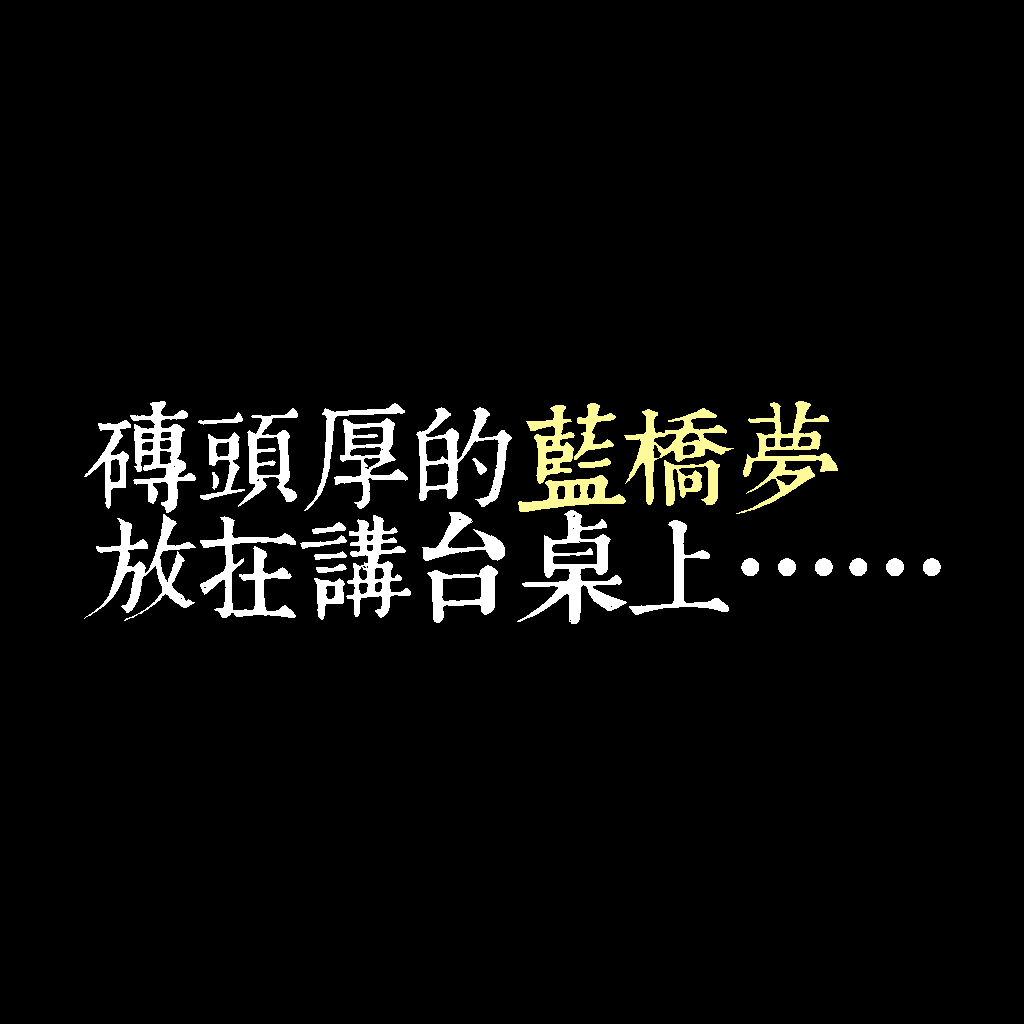
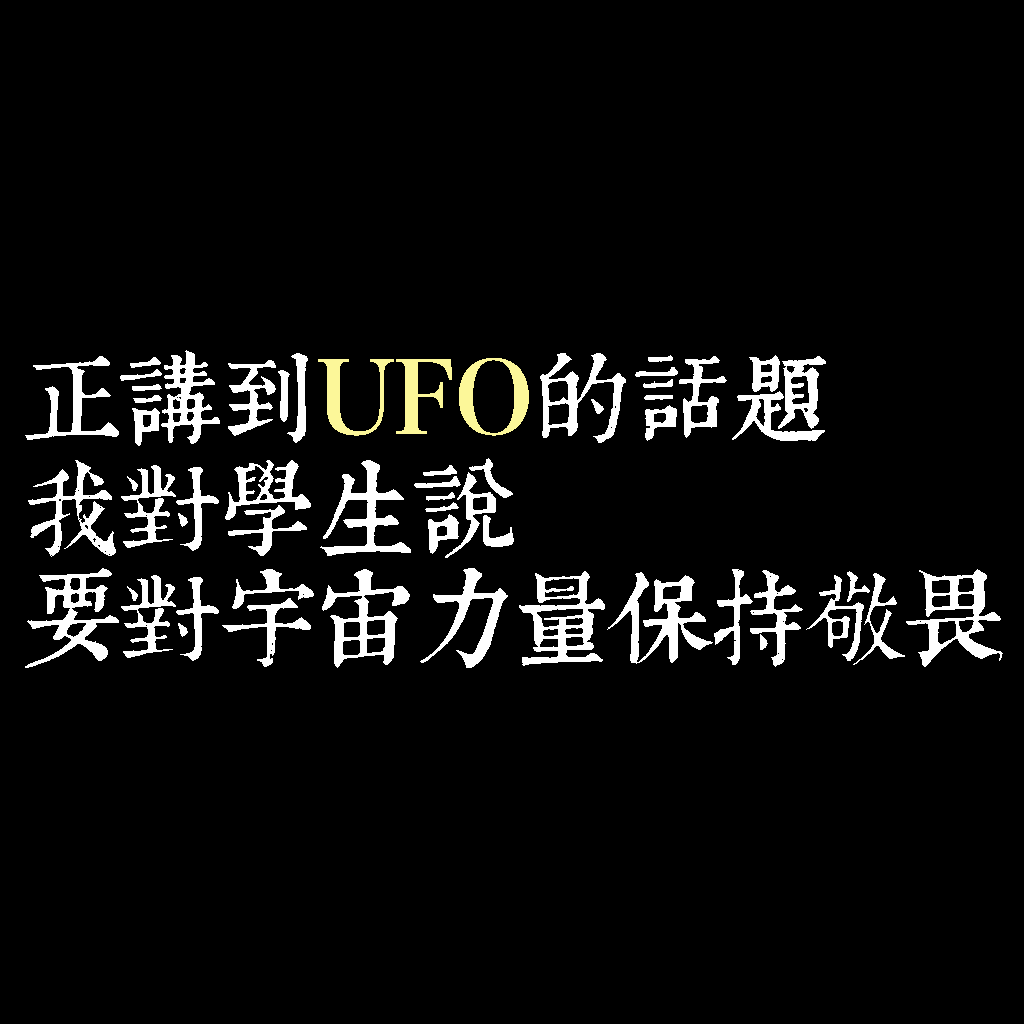
Revision of a layered 1024 × 1024 image; what changed, layer by layer:
renamed "我正在上最後一節課 中午的空氣干燥又酷熱" to "正講到UFO的話題 我對學生說 要對宇宙力量保持敬畏", painted on it over [25, 350, 1003, 668]
